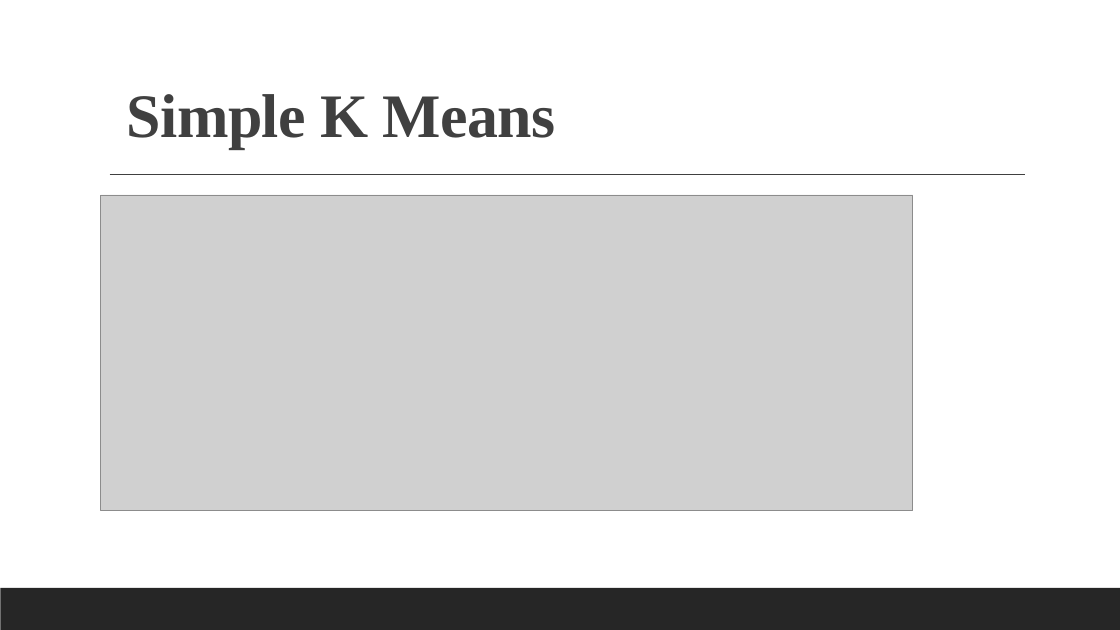
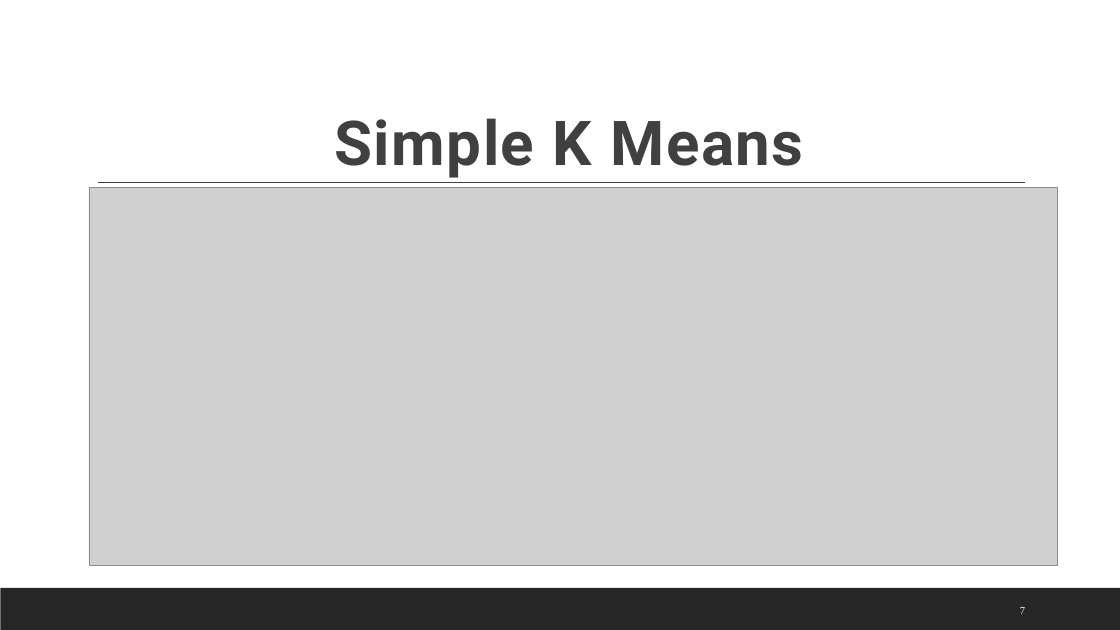
Before and after one commit to minired2154/data-mining-repo, a slide deck: slide 7 of report.pptx (slide 17 before the commit). Drawn at 1120x630 pixels with LibreOffice and Linux fonts; fonts in the diff are those of the drawing; grey boxes stand for pictures. Boxes give left, top, right and bottom in pixels: in the first picture for what was removed or moved away, otherwise in the second. Text is boxed around its words. In the diff, an @@ line names an element or a change of style, - is before the commit and + after.

```diff
--- a/report.pptx
+++ b/report.pptx
@@ title "Simple K Means": place and size @@
-title "Simple K Means" at [127,94,556,149]
+title "Simple K Means" at [334,118,803,178]
@@ title "Simple K Means" at [334,118,803,178]: font Times New Roman to Roboto, letter spacing -0.5 to 1.3 pt; alignment left to centre @@
@@ picture: place and size @@
-picture at [101,195,913,511]
+picture at [89,188,1058,565]
@@ line moved from (110, 175) - (1026, 175) to (98, 182) - (1025, 182) @@
@@ page number added at [1020,607,1025,614], 9 pt, text #FFFFFF @@
+7
```
Also in this commit, not shown: 7 other slides changed, 4 slides added, 11 slides removed, 1 other file.
